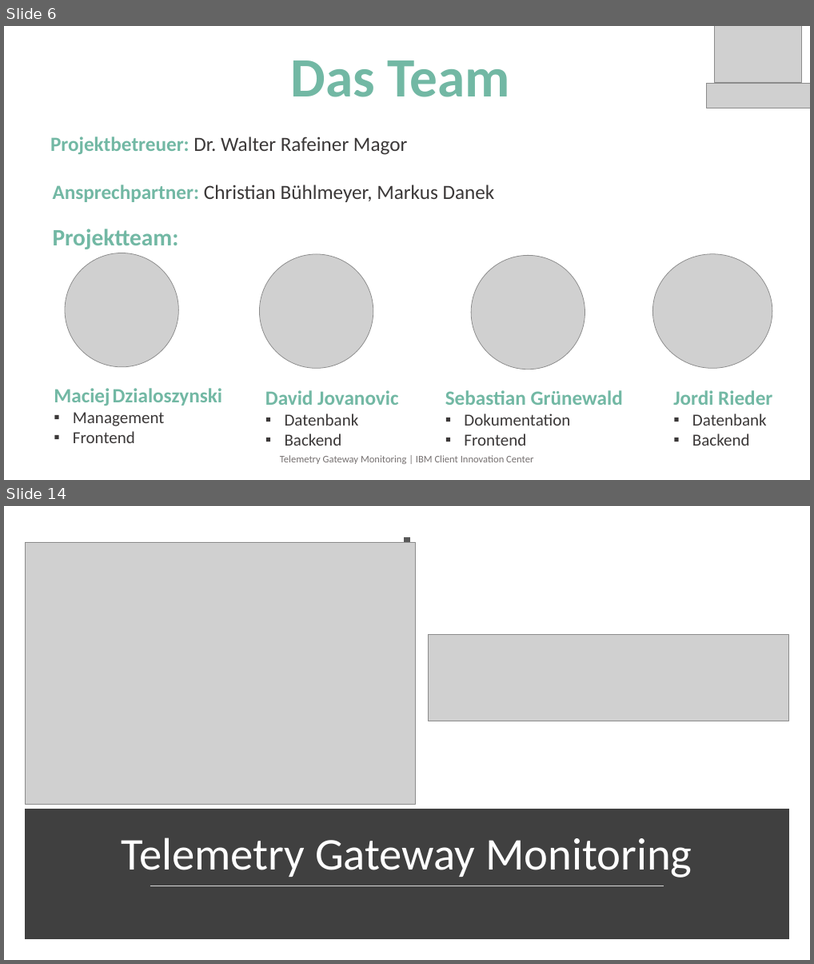
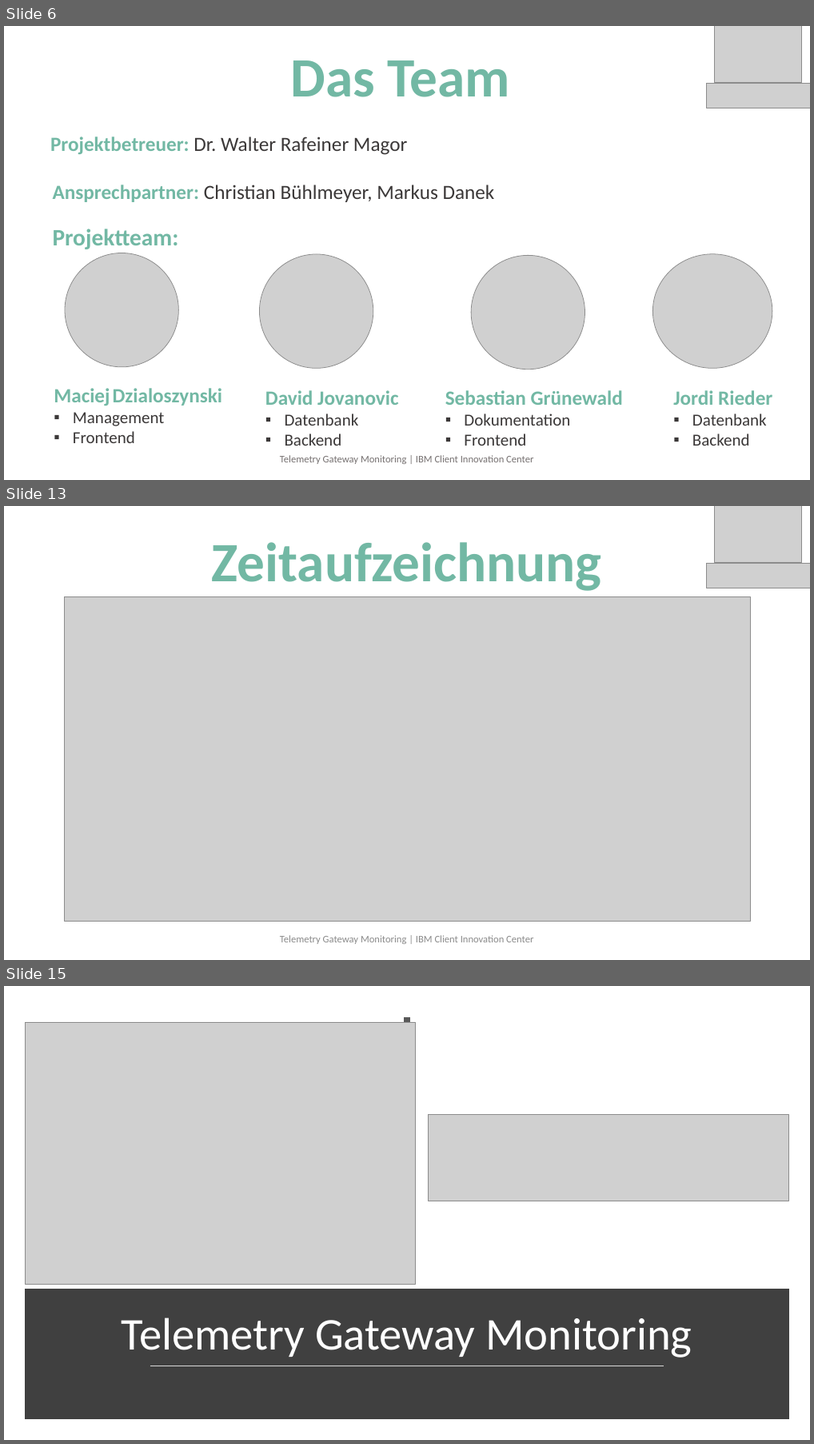
Before and after one commit to telemetry-gateway-monitoring/tgm-ibm, a slide deck: Telemetry Gateway Monitoring.pptx. Shown one above the other, each under a label of ours: slides 6 and 14 before the commit, slides 6, 13 and 15 after it; the slides between them are not shown. The pictures are 814x964 and 814x1444 pixels, drawn with LibreOffice and Linux fonts; fonts in the diff are those of the drawing; grey boxes stand for pictures. Boxes give left, top, right and bottom in pixels: in the first picture for what was removed or moved away, otherwise in the second. Text is boxed around its words. In the diff, an @@ line names an element or a change of style, - is before the commit and + after.

```diff
--- a/Telemetry Gateway Monitoring.pptx
+++ b/Telemetry Gateway Monitoring.pptx
@@ slide 13 added at <box>4,506,810,960</box>, background #FFFFFF @@
@@ picture added at <box>715,506,802,562</box> @@
@@ text added at <box>212,542,602,591</box>, 66 pt, text #72B8A4, bold @@
+Zeitaufzeichnung
@@ picture added at <box>706,564,810,588</box> @@
@@ picture added at <box>64,596,750,921</box> @@
@@ text added at <box>280,935,534,944</box>, 12 pt, text #8C8C8C @@
+Telemetry Gateway Monitoring | IBM Client Innovation Center
@@ what was slide 14 is now slide 15 @@
```
Also in this commit, not shown: 7 slides changed.
